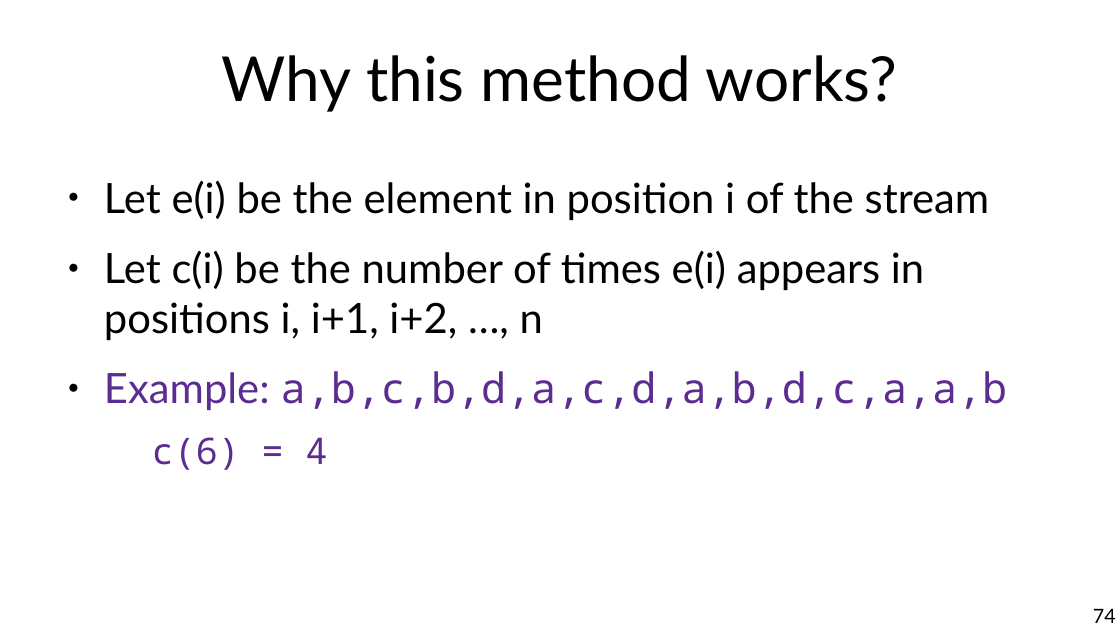
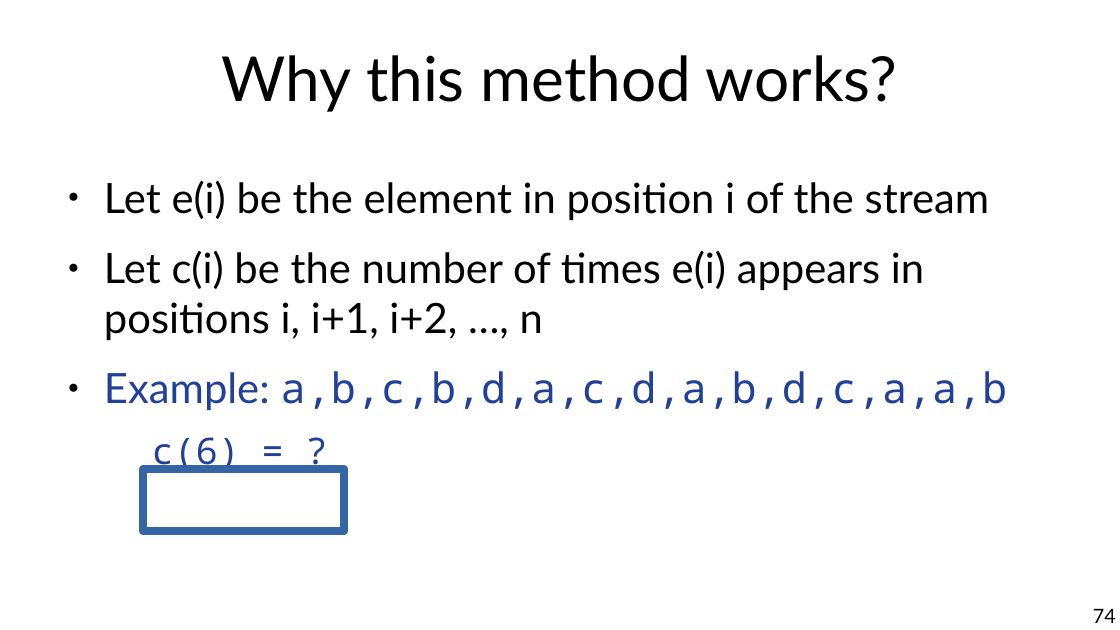
Before and after one commit to marco-calautti/data-mining-course, a slide deck: slide 74 of theory/tt10_streams.odp. Drawn at 1120x630 pixels with LibreOffice and Linux fonts; fonts in the diff are those of the drawing. Boxes give left, top, right and bottom in pixels: in the first picture for what was removed or moved away, otherwise in the second. Text is boxed around its words. In the diff, an @@ line names an element or a change of style, - is before the commit and + after.

```diff
--- a/theory/tt10_streams.odp
+++ b/theory/tt10_streams.odp
@@ text at (104, 371, 1008, 410): text colour #5C2D91 to #21409A in "Example: a,b,c,b,d,a,c,d,a,b,d,c,a,a,b" @@
@@ text at (152, 437, 240, 473): text changed; text colour #5C2D91 to #21409A @@
-  c(6) = 4
+  c(6) = ?
@@ rectangle added at (143, 470, 345, 532), outline #3465A4 6.01 pt @@
```
Also in this commit, not shown: 8 other slides changed, 2 slides added.
